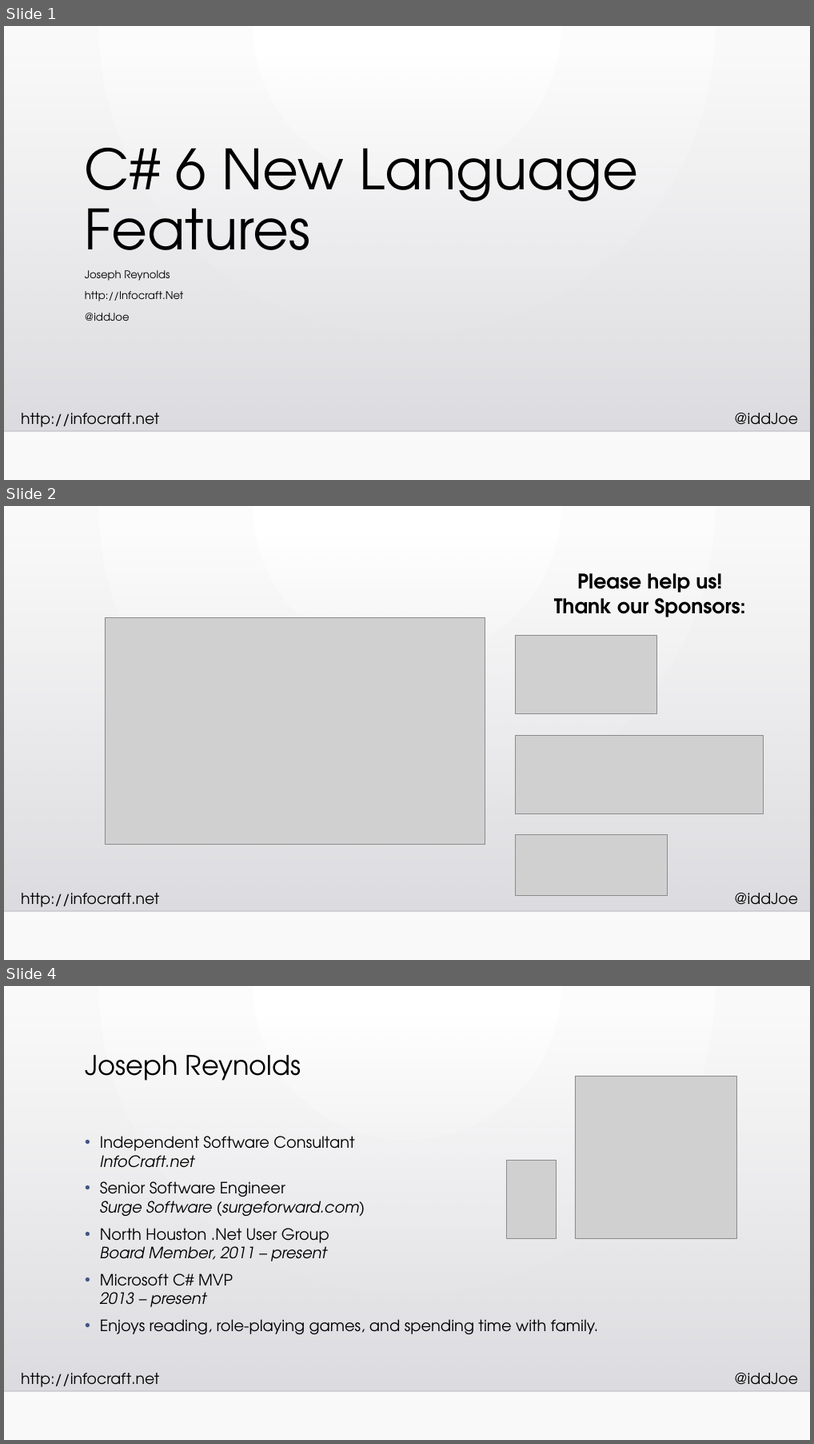
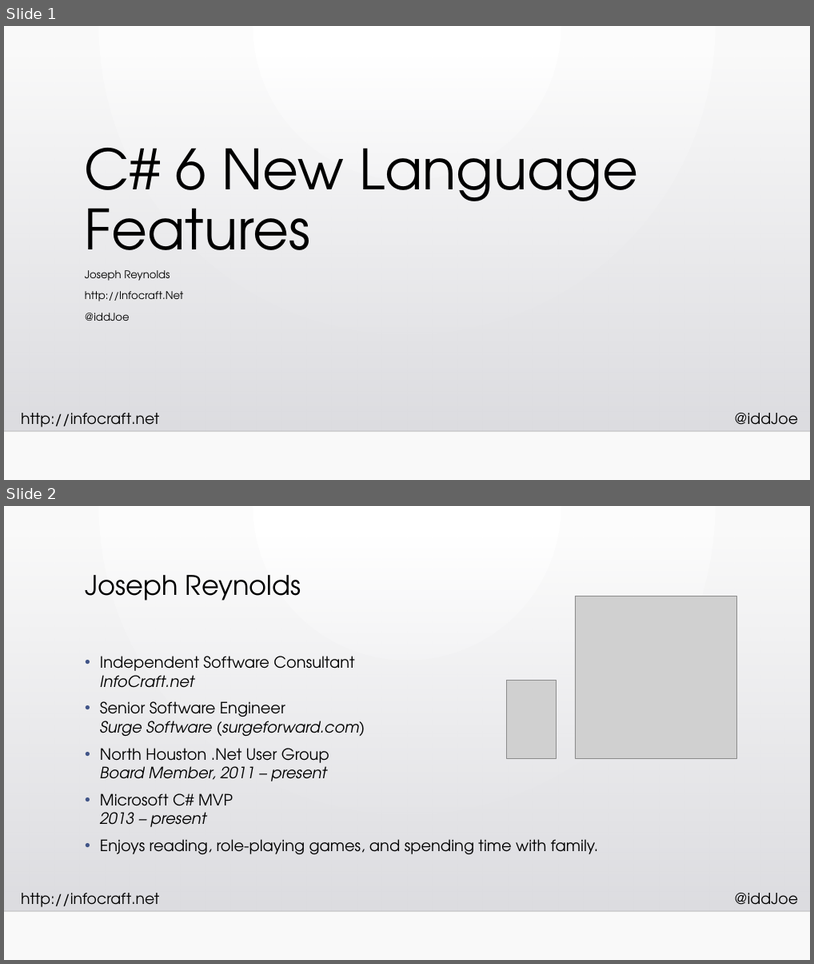
Before and after one commit to InfoCraftDotNet/CSharp-6-New-Language-Features, a slide deck: Slides/CSharp-6-New-Language-Features.pptx. Shown one above the other, each under a label of ours: slides 1, 2 and 4 before the commit, slides 1 and 2 after it; the slides between them are not shown. The pictures are 814x1444 and 814x964 pixels, drawn with LibreOffice and Linux fonts; fonts in the diff are those of the drawing; grey boxes stand for pictures; background and template pictures are left out. Boxes give left, top, right and bottom in pixels: in the first picture for what was removed or moved away, otherwise in the second. Text is boxed around its words. In the diff, an @@ line names an element or a change of style, - is before the commit and + after.

```diff
--- a/Slides/CSharp-6-New-Language-Features.pptx
+++ b/Slides/CSharp-6-New-Language-Features.pptx
@@ slide 2 removed at [4,506,810,960], background gradient #FFFFFF to #FAFAFA; not listed: 4 template elements that a slide beside it also shows @@
@@ text removed at [554,573,746,617] @@
-Please help us!
-Thank our Sponsors:
@@ picture removed at [105,618,486,844] @@
@@ picture removed at [516,635,658,714] @@
@@ picture removed at [516,736,765,813] @@
@@ picture removed at [516,835,668,896] @@
@@ what was slide 4 is now slide 2 @@
```
Also in this commit, not shown: 2 other slides removed, 1 other file.
